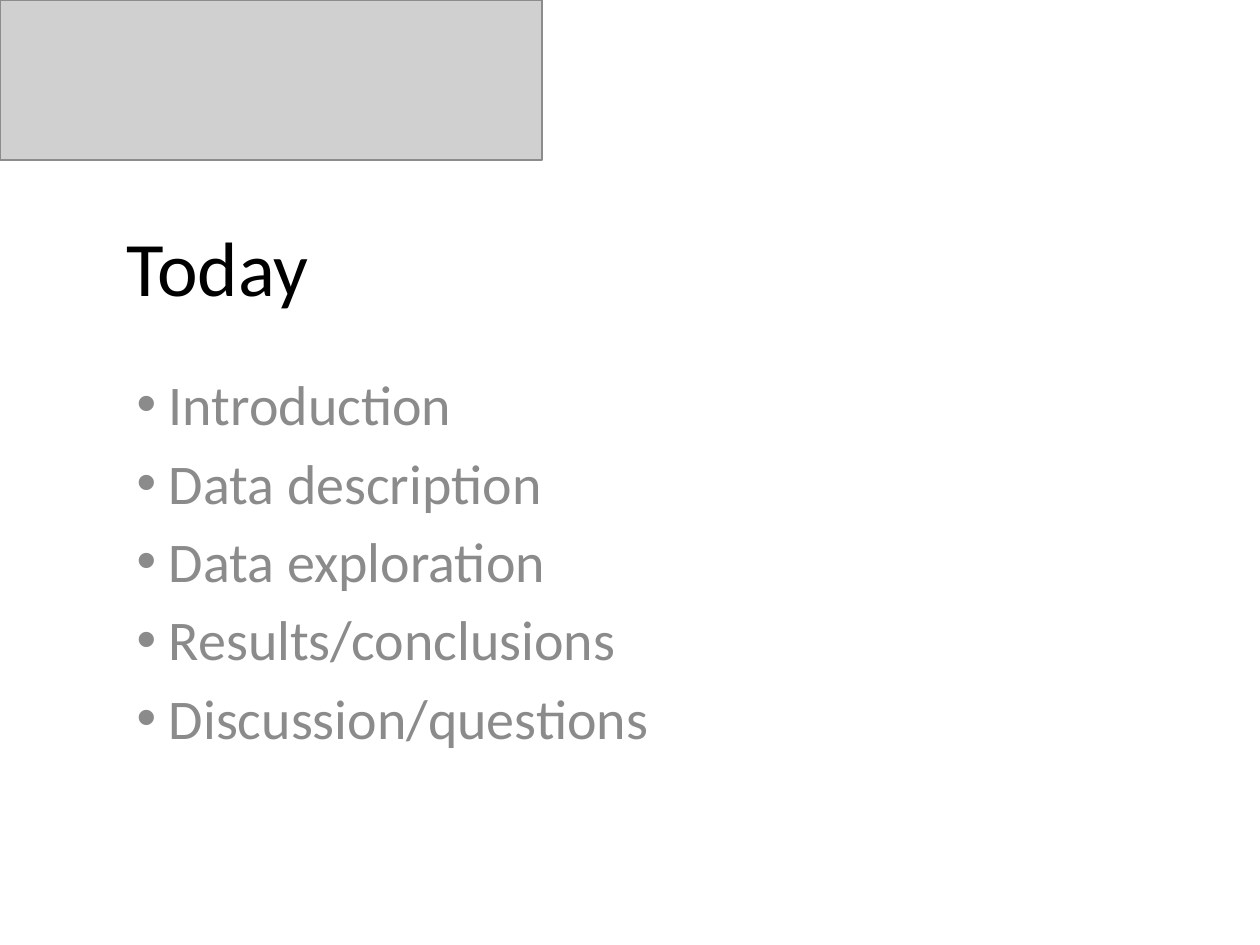
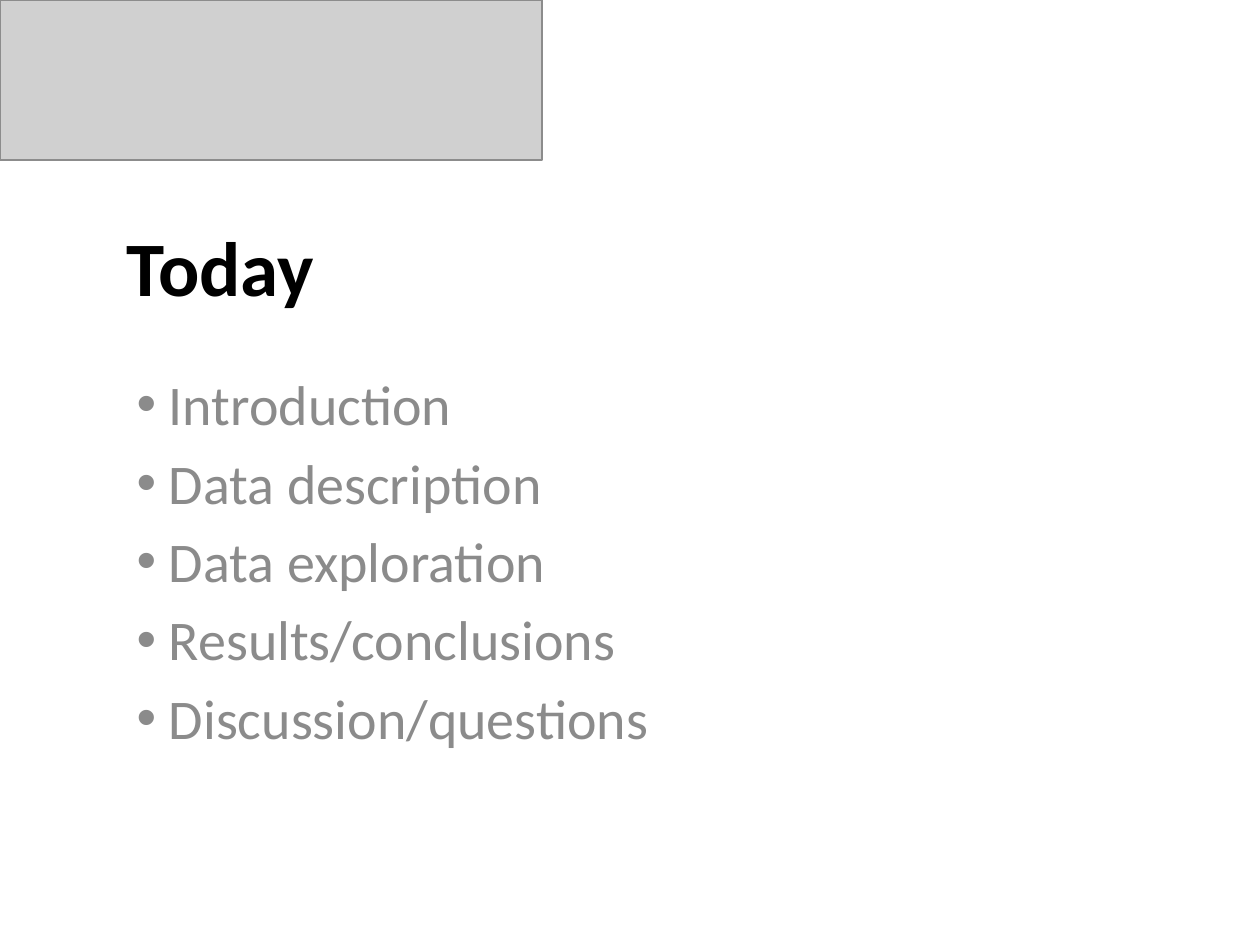
Before and after one commit to JesseSchouten/Project_Big_Data, a slide deck: slide 2 of Report/Presentation.pptx. Drawn at 1260x945 pixels with LibreOffice and Linux fonts; fonts in the diff are those of the drawing; grey boxes stand for pictures. Boxes give left, top, right and bottom in pixels: in the first picture for what was removed or moved away, otherwise in the second. Text is boxed around its words. In the diff, an @@ line names an element or a change of style, - is before the commit and + after.

```diff
--- a/Report/Presentation.pptx
+++ b/Report/Presentation.pptx
@@ title "Today" at bbox=[127, 242, 314, 308]: bold on @@
```
Also in this commit, not shown: 3 other slides changed, 4 slides added, 1 slide removed, 3 other files.
